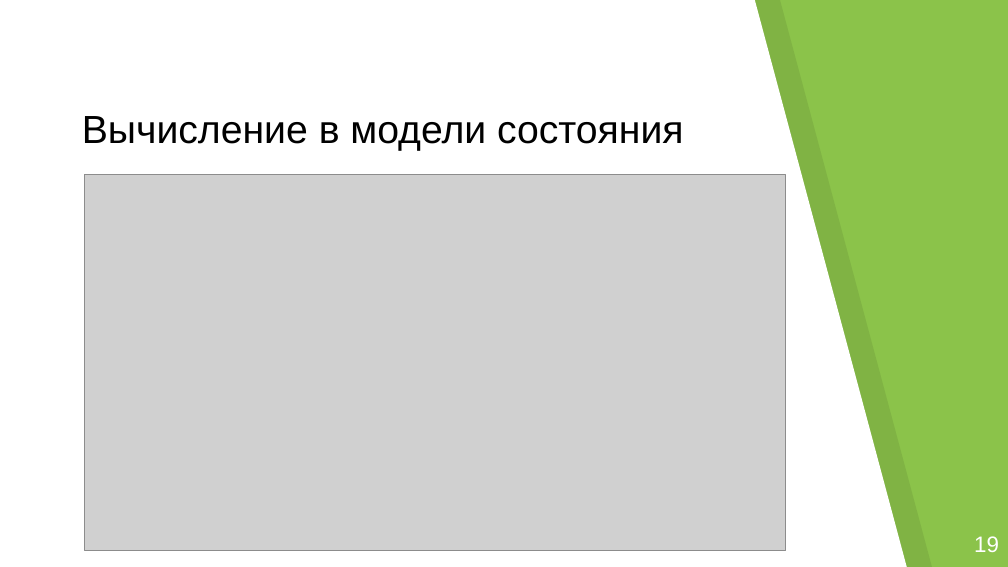
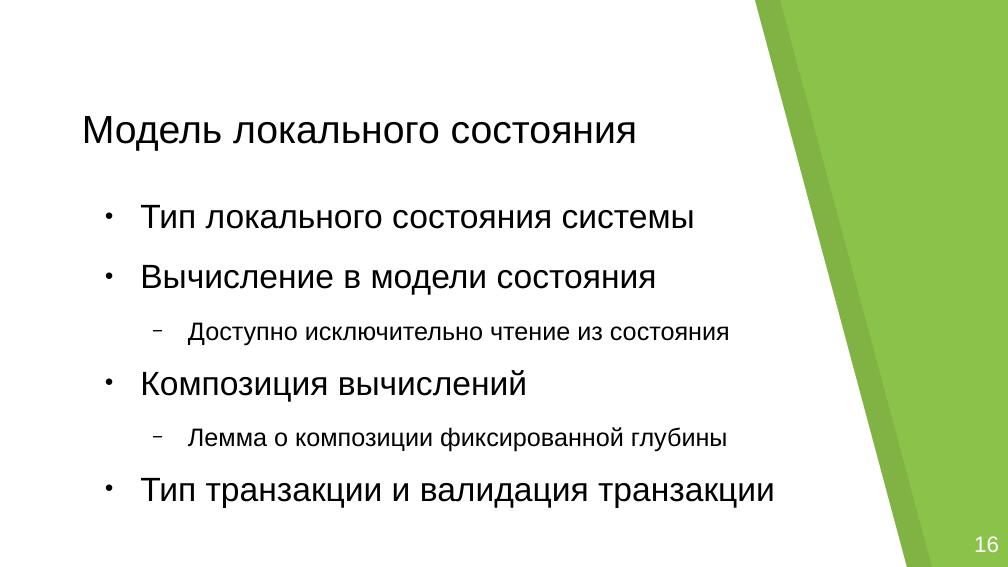
Before and after one commit to georgeee/itmo-master-thesis, a slide deck: slide 9 of presentation.odp. Drawn at 1008x567 pixels with LibreOffice and Linux fonts; fonts in the diff are those of the drawing; grey boxes stand for pictures; background and template pictures are left out. Boxes give left, top, right and bottom in pixels: in the first picture for what was removed or moved away, otherwise in the second. Text is boxed around its words. In the diff, an @@ line names an element or a change of style, - is before the commit and + after.

```diff
--- a/presentation.odp
+++ b/presentation.odp
@@ title at <box>82,116,638,151</box>: text changed @@
-Вычисление в модели состояния
+Модель локального состояния
@@ picture removed at <box>85,174,785,550</box> @@
@@ text added at <box>140,205,775,508</box>, 24 pt, text #000000 @@
+● Тип локального состояния системы
+● Вычисление в модели состояния
+  − Доступно исключительно чтение из состояния
+● Композиция вычислений
+  − Лемма о композиции фиксированной глубины
+● Тип транзакции и валидация транзакции
@@ text at <box>974,536,999,552</box>: text changed @@
-19
+16
```
Also in this commit, not shown: 8 other slides changed, 6 slides added, 9 slides removed, 6 other files.
